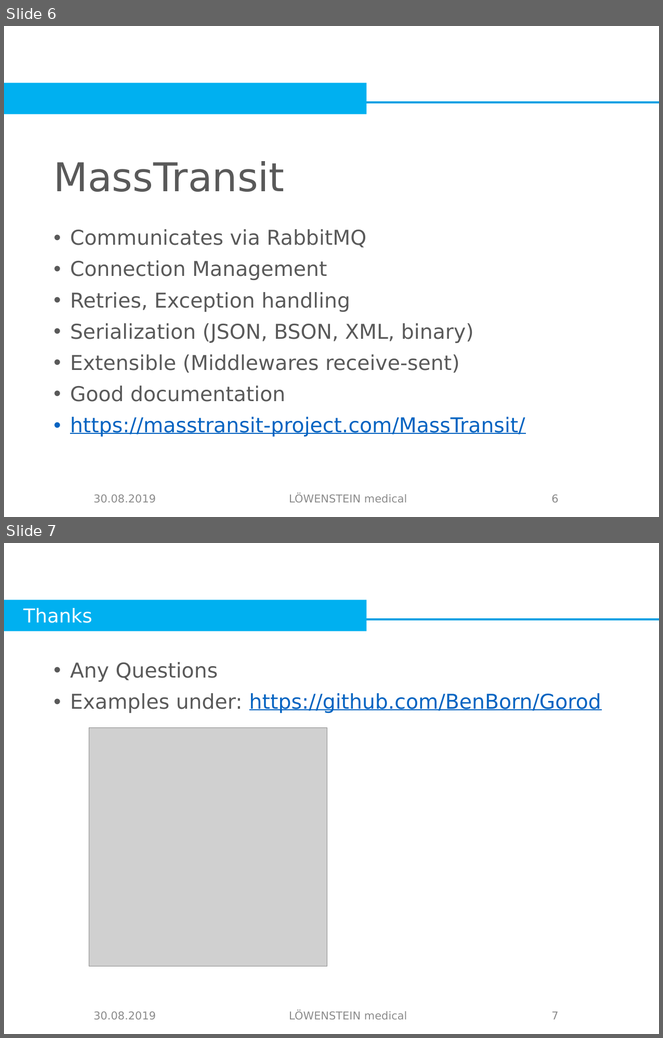
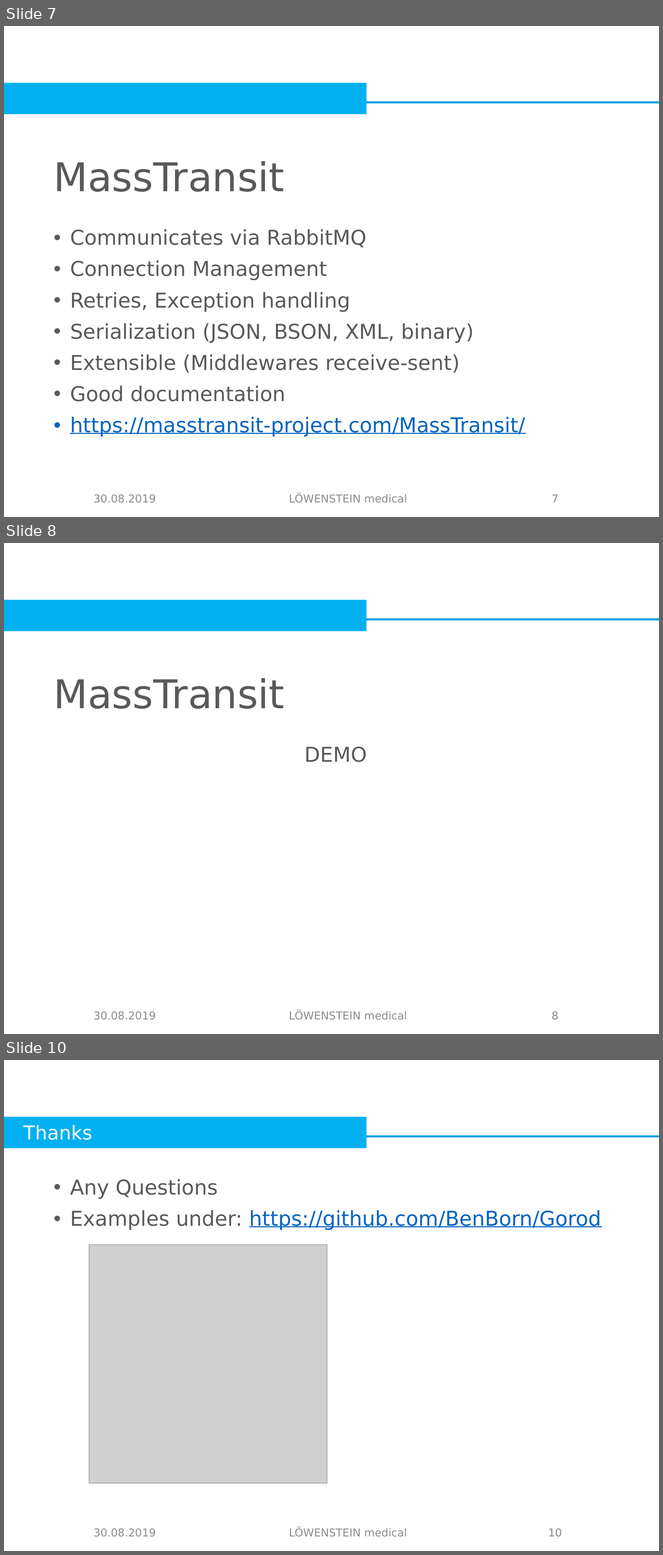
Before and after one commit to BenBorn/Gorod, a slide deck: Presentation.pptx. Shown one above the other, each under a label of ours: slides 6 and 7 before the commit, slides 7, 8 and 10 after it; the slides between them are not shown. The pictures are 663x1038 and 663x1555 pixels, drawn with LibreOffice and Linux fonts; fonts in the diff are those of the drawing; grey boxes stand for pictures; background and template pictures are left out. Boxes give left, top, right and bottom in pixels: in the first picture for what was removed or moved away, otherwise in the second. Text is boxed around its words. In the diff, an @@ line names an element or a change of style, - is before the commit and + after.

```diff
--- a/Presentation.pptx
+++ b/Presentation.pptx
@@ slide 8 added at box(4, 543, 659, 1034), background #FFFFFF; not listed: 2 template elements that a slide beside it also shows @@
@@ title added at box(54, 678, 285, 709), 62 pt, text #595959 @@
+MassTransit
@@ text added at box(305, 747, 367, 762), 32 pt, text #595959 @@
+DEMO
@@ text added at box(93, 1012, 156, 1020), 17.1 pt, text #8C8C8C @@
+30.08.2019
@@ text added at box(289, 1012, 408, 1020), 17.1 pt, text #8C8C8C @@
+LÖWENSTEIN medical
@@ page number added at box(552, 1012, 558, 1020), 17 pt, text #898989 @@
+8
@@ what was slide 6 is now slide 7 @@
@@ page number at box(552, 495, 558, 503): text changed @@
-6
+7
@@ what was slide 7 is now slide 10 @@
@@ page number at box(548, 1529, 562, 1537): text changed @@
-7
+10
```
Also in this commit, not shown: 2 slides changed, 2 other slides added, 1 other file.
